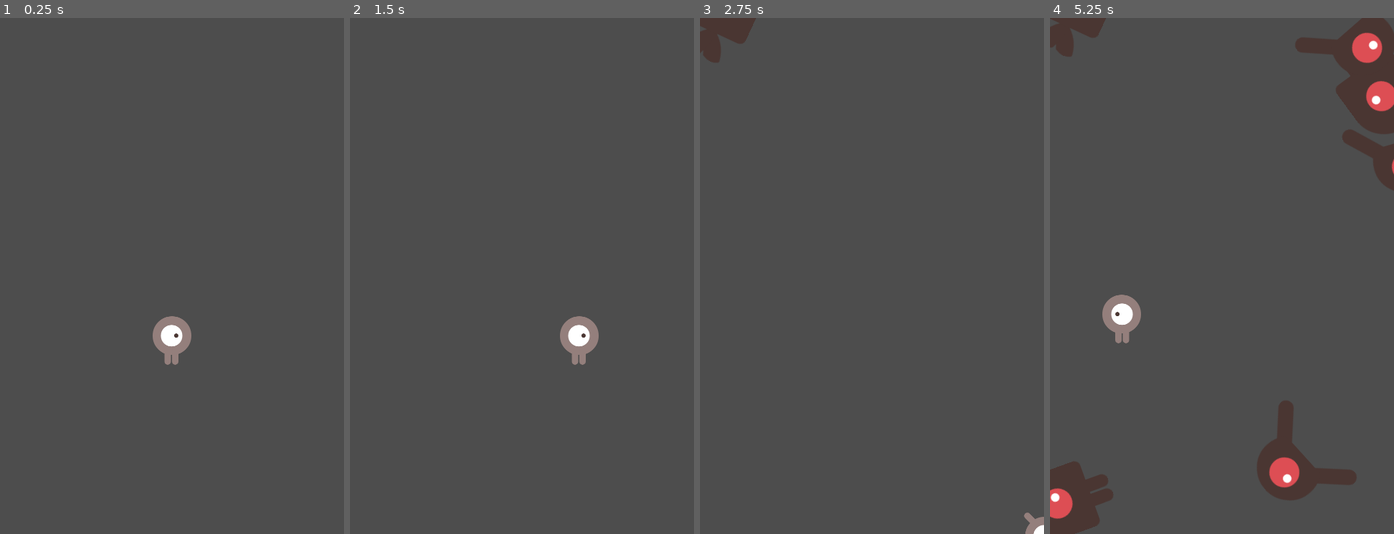
Above: before the commit, frames 1-4 (left to right).
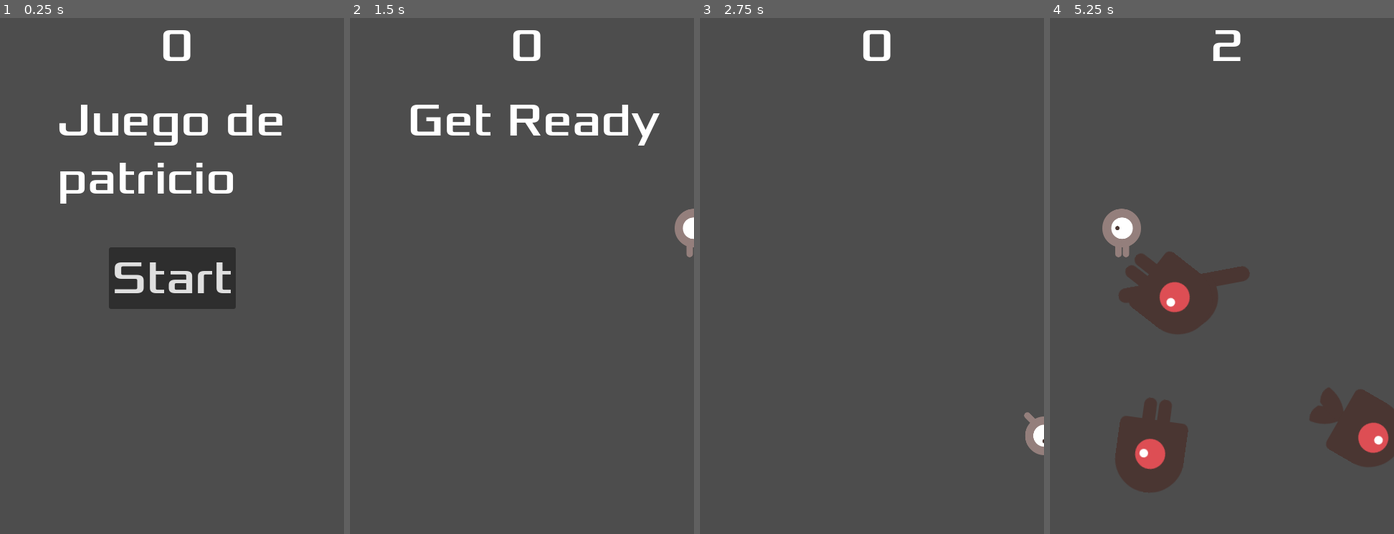
Above: after the commit, the same moments.

Repository: PatricioCristaldo/tu_primer_juego2d_patricio
Game: Godot game, scene res://main.tscn
Same seed, same stepped clock (60 frames per second), same inputs: the game is played once before the commit and once after it.
Inputs (mouse positions are in pixels of both pictures, inside the frame that each line leads up to):
- Up to frame 1 (0.25 s): no input
- Up to frame 2 (1.5 s): click (522, 276) at 0.5 s, where only the run after the commit has a clickable "Start"; tap Enter at 1.25 s; hold Right (move_right) from 1.28 s (still down)
- Up to frame 3 (2.75 s): release Right (move_right) at 2.03 s; hold Down (move_down) from 2.03 s (still down)
- Up to frame 4 (5.25 s): release Down (move_down) at 2.78 s; hold Right (move_right) 2.78-3.53 s; hold Up (move_up) 3.53-4.28 s; hold Left (move_left) from 4.28 s (still down)

The runs differ from the first frame. In frame 1, 8.1% of the frame differs, in the area x 17-83%, y 2-68%; in frame 2, 3.2%; in frame 3, 1.7%; in frame 4, 19%, in the area x 0-100%, y 0-100%.

Commit message:
Pantalla frontal

Diff:
--- /dev/null
+++ b/nuevo-proyecto-de-juego/hud.gd
@@ -0,0 +1,27 @@
+extends CanvasLayer
+
+# Notifies `Main` node that the button has been pressed
+signal start_game
+func show_message(text):
+	$Message.text = text
+	$Message.show()
+	$MessageTimer.start()
+func show_game_over():
+	show_message("Game Over")
+	# Wait until the MessageTimer has counted down.
+	await $MessageTimer.timeout
+
+	$Message.text = "Dodge the Creeps!"
+	$Message.show()
+	# Make a one-shot timer and wait for it to finish.
+	await get_tree().create_timer(1.0).timeout
+	$StartButton.show()
+func update_score(score):
+	$ScoreLabel.text = str(score)
+
+func _on_start_button_pressed():
+	$StartButton.hide()
+	start_game.emit()
+
+func _on_message_timer_timeout():
+	$Message.hide()
--- a/nuevo-proyecto-de-juego/hud.tscn
+++ b/nuevo-proyecto-de-juego/hud.tscn
@@ -1,3 +1,41 @@
-[gd_scene format=3 uid="uid://bmxs0odcfb2gj"]
+[gd_scene load_steps=3 format=3 uid="uid://bmxs0odcfb2gj"]
 
-[node name="HUD" type="Node2D"]
+[ext_resource type="Script" uid="uid://buyr2rrwq5wse" path="res://hud.gd" id="1_64ctp"]
+[ext_resource type="FontFile" uid="uid://xbeledklks8j" path="res://fonts/Xolonium-Regular.ttf" id="2_8sq4i"]
+
+[node name="HUD" type="CanvasLayer"]
+script = ExtResource("1_64ctp")
+
+[node name="ScoreLabel" type="Label" parent="."]
+offset_left = 224.0
+offset_right = 269.0
+offset_bottom = 78.0
+theme_override_fonts/font = ExtResource("2_8sq4i")
+theme_override_font_sizes/font_size = 64
+text = "0"
+
+[node name="Message" type="Label" parent="."]
+offset_left = 80.0
+offset_top = 104.0
+offset_right = 418.0
+offset_bottom = 263.0
+theme_override_fonts/font = ExtResource("2_8sq4i")
+theme_override_font_sizes/font_size = 64
+text = "Juego de
+patricio"
+
+[node name="StartButton" type="Button" parent="."]
+offset_left = 152.0
+offset_top = 320.0
+offset_right = 329.0
+offset_bottom = 406.0
+theme_override_fonts/font = ExtResource("2_8sq4i")
+theme_override_font_sizes/font_size = 64
+text = "Start"
+
+[node name="MessageTimer" type="Timer" parent="."]
+wait_time = 2.0
+one_shot = true
+
+[connection signal="pressed" from="StartButton" to="." method="_on_start_button_pressed"]
+[connection signal="timeout" from="MessageTimer" to="." method="_on_message_timer_timeout"]
--- a/nuevo-proyecto-de-juego/main.gd
+++ b/nuevo-proyecto-de-juego/main.gd
@@ -1,47 +1,56 @@
 extends Node
 
 @export var mob_scene: PackedScene
-var score
-func _ready():
-	new_game()
+var score = 0
 
 func game_over():
 	$ScoreTimer.stop()
 	$MobTimer.stop()
+	$HUD.show_game_over()
 
 func new_game():
-	score = 0
-	$Player.start($StartPosition.position)
 	$StartTimer.start()
+	$HUD.update_score(score)
+	$HUD.show_message("Get Ready")
+	get_node("Player").show()
+	get_tree().paused = false
+	get_node("Player").position = Vector2(400, 300)  # Ajusta esta posición según sea necesario
 
 func _on_score_timer_timeout():
 	score += 1
+	$HUD.update_score(score)
+
 
 func _on_start_timer_timeout():
+	print("StartTimer hizo timeout")  # Agregá esto para probar
 	$MobTimer.start()
 	$ScoreTimer.start()
 
 func _on_mob_timer_timeout():
-	# Create a new instance of the Mob scene.
+	print("generando mobs ")
 	var mob = mob_scene.instantiate()
-
+	print("Posición del mob: ", mob.position)
 	# Choose a random location on Path2D.
 	var mob_spawn_location = $MobPath/MobSpawnLocation
 	mob_spawn_location.progress_ratio = randf()
-
 	# Set the mob's position to the random location.
 	mob.position = mob_spawn_location.position
 
 	# Set the mob's direction perpendicular to the path direction.
 	var direction = mob_spawn_location.rotation + PI / 2
+	direction += randf_range(-PI / 4, PI / 4)
+# Posición del centro (ajustá si no es exactamente ese punto)
+	var center = Vector2(400, 300)
+	var to_center = (center - mob.position).normalized()
 
-	# Add some randomness to the direction.
-	direction += randf_range(-PI / 4, PI / 4)
-	mob.rotation = direction
+# Aplicamos una pequeña variación aleatoria al vector
+	var angle_offset = randf_range(-PI / 8, PI / 8)
+	var final_direction = to_center.rotated(angle_offset)
 
-	# Choose the velocity for the mob.
-	var velocity = Vector2(randf_range(150.0, 250.0), 0.0)
-	mob.linear_velocity = velocity.rotated(direction)
+# Asignamos la dirección como rotación y la velocidad
+	mob.rotation = final_direction.angle()
+	var speed = randf_range(150.0, 250.0)
+	mob.linear_velocity = final_direction * speed
 
 	# Spawn the mob by adding it to the Main scene.
 	add_child(mob)
--- a/nuevo-proyecto-de-juego/main.tscn
+++ b/nuevo-proyecto-de-juego/main.tscn
@@ -1,8 +1,9 @@
-[gd_scene load_steps=5 format=3 uid="uid://2y11w8xav8c0"]
+[gd_scene load_steps=6 format=3 uid="uid://2y11w8xav8c0"]
 
 [ext_resource type="Script" uid="uid://c66cyy6f0j26v" path="res://main.gd" id="1_0xm2m"]
 [ext_resource type="PackedScene" uid="uid://dak3pu31mr0m5" path="res://mob.tscn" id="2_1bvp3"]
 [ext_resource type="PackedScene" uid="uid://ma1pqtcxaex8" path="res://player.tscn" id="2_h2yge"]
+[ext_resource type="PackedScene" uid="uid://bmxs0odcfb2gj" path="res://hud.tscn" id="4_1bvp3"]
 
 [sub_resource type="Curve2D" id="Curve2D_1bvp3"]
 _data = {
@@ -15,6 +16,7 @@
 mob_scene = ExtResource("2_1bvp3")
 
 [node name="Player" parent="." instance=ExtResource("2_h2yge")]
+position = Vector2(128, 96)
 
 [node name="MobTimer" type="Timer" parent="."]
 wait_time = 0.5
@@ -29,13 +31,18 @@
 position = Vector2(240, 450)
 
 [node name="MobPath" type="Path2D" parent="."]
+position = Vector2(3.9668, 0)
+scale = Vector2(0.991701, 1)
 curve = SubResource("Curve2D_1bvp3")
 
 [node name="MobSpawnLocation" type="PathFollow2D" parent="MobPath"]
-position = Vector2(-4, 4)
+position = Vector2(-3.99997, 0)
 rotation = -0.0126309
+
+[node name="HUD" parent="." instance=ExtResource("4_1bvp3")]
 
 [connection signal="hit" from="Player" to="." method="game_over"]
 [connection signal="timeout" from="MobTimer" to="." method="_on_mob_timer_timeout"]
 [connection signal="timeout" from="ScoreTimer" to="." method="_on_score_timer_timeout"]
 [connection signal="timeout" from="StartTimer" to="." method="_on_start_timer_timeout"]
+[connection signal="start_game" from="HUD" to="." method="new_game"]
--- a/nuevo-proyecto-de-juego/mob.gd
+++ b/nuevo-proyecto-de-juego/mob.gd
@@ -1,6 +1,14 @@
 extends RigidBody2D
+
 func _ready():
+	randomize()
 	var mob_types = Array($AnimatedSprite2D.sprite_frames.get_animation_names())
 	$AnimatedSprite2D.animation = mob_types.pick_random()
-func _on_visible_on_screen_notifier_2d_screen_exited():
+	$AnimatedSprite2D.play()
+
+func _on_visible_on_screen_enabler_2d_screen_exited() -> void:
 	queue_free()
+
+
+func _on_visible_on_screen_notifier_2d_screen_exited() -> void:
+	queue_free()
--- a/nuevo-proyecto-de-juego/mob.tscn
+++ b/nuevo-proyecto-de-juego/mob.tscn
@@ -54,15 +54,22 @@
 script = ExtResource("1_1qmh0")
 
 [node name="AnimatedSprite2D" type="AnimatedSprite2D" parent="."]
+position = Vector2(252, 260)
 sprite_frames = SubResource("SpriteFrames_yscv0")
-animation = &"walk"
+animation = &"fly"
+frame_progress = 0.82844
 speed_scale = 0.75
 
 [node name="CollisionShape2D" type="CollisionShape2D" parent="."]
-position = Vector2(-8, 0)
+position = Vector2(219, 266)
 rotation = 1.5708
 shape = SubResource("CapsuleShape2D_eqsov")
 
 [node name="VisibleOnScreenEnabler2D" type="VisibleOnScreenEnabler2D" parent="."]
+position = Vector2(255, 250)
 
-[connection signal="screen_exited" from="VisibleOnScreenEnabler2D" to="." method="_on_visible_on_screen_enabler_2d_screen_exited"]
+[node name="VisibleOnScreenNotifier2D" type="VisibleOnScreenNotifier2D" parent="."]
+position = Vector2(255, 250)
+
+[connection signal="screen_exited" from="VisibleOnScreenEnabler2D" to="." method="_on_visible_on_screen_notifier_2d_screen_exited"]
+[connection signal="screen_exited" from="VisibleOnScreenNotifier2D" to="." method="_on_visible_on_screen_notifier_2d_screen_exited"]
Not shown, added: nuevo-proyecto-de-juego/hud.gd.uid
